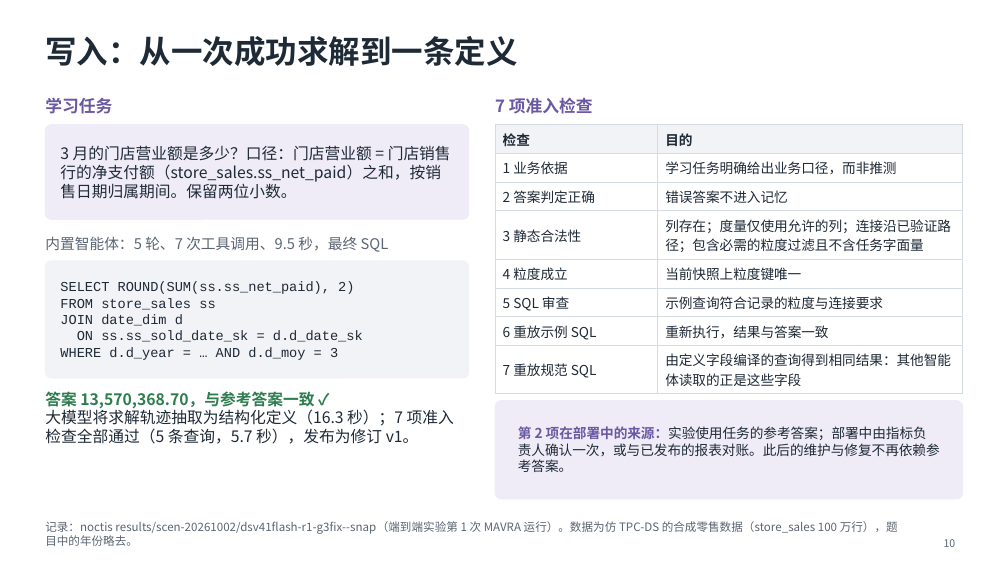
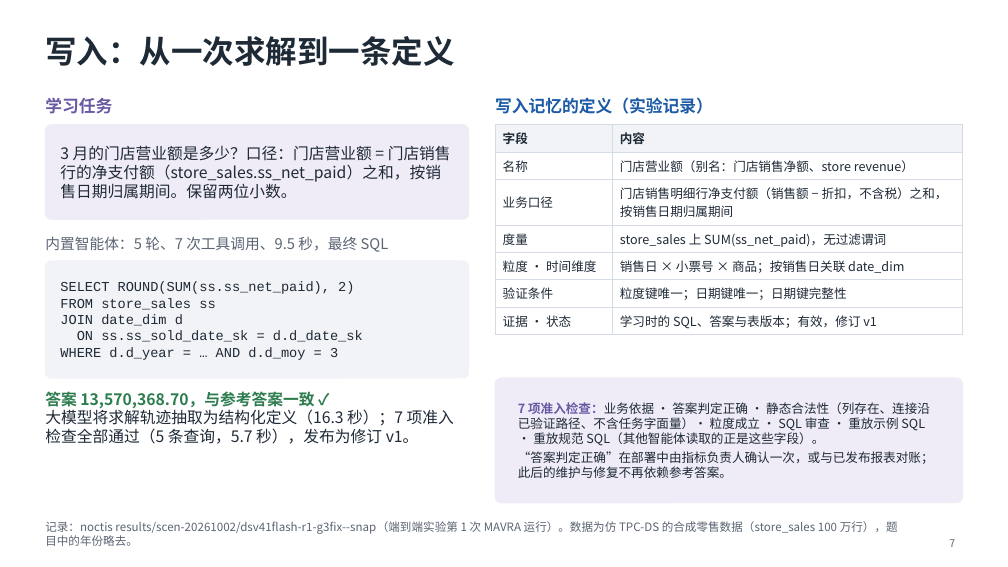
Before and after one commit to mmmttt000045/agent4db-adapter, a slide deck: slide 7 of docs/mavra-system.pptx (slide 10 before the commit). Drawn at 1008x567 pixels with LibreOffice and Linux fonts; fonts in the diff are those of the drawing. Boxes give left, top, right and bottom in pixels: in the first picture for what was removed or moved away, otherwise in the second. Text is boxed around its words. In the diff, an @@ line names an element or a change of style, - is before the commit and + after.

```diff
--- a/docs/mavra-system.pptx
+++ b/docs/mavra-system.pptx
@@ title at [45, 36, 454, 66]: text changed @@
-写入：从一次成功求解到一条定义
+写入：从一次求解到一条定义
@@ text at [495, 97, 713, 114]: text changed; text colour #6A58A3 to #1D5BA6 @@
-7 项准入检查
+写入记忆的定义（实验记录）
@@ table at [495, 125, 963, 333] @@
-row 1: 检查 | 目的
-row 2: 1 业务依据 | 学习任务明确给出业务口径，而非推测
-row 3: 2 答案判定正确 | 错误答案不进入记忆
-row 4: 3 静态合法性 | 列存在；度量仅使用允许的列；连接沿已验证路径；包含必需的粒度过滤且不含任务字面量
-row 5: 4 粒度成立 | 当前快照上粒度键唯一
-row 6: 5 SQL 审查 | 示例查询符合记录的粒度与连接要求
-row 7: 6 重放示例 SQL | 重新执行，结果与答案一致
-row 8: 7 重放规范 SQL | 由定义字段编译的查询得到相同结果：其他智能体读取的正是这些字段
+row 1: 字段 | 内容
+row 2: 名称 | 门店营业额（别名：门店销售净额、store revenue）
+row 3: 业务口径 | 门店销售明细行净支付额（销售额 − 折扣，不含税）之和，按销售日期归属期间
+row 4: 度量 | store_sales 上 SUM(ss_net_paid)，无过滤谓词
+row 5: 粒度 · 时间维度 | 销售日 × 小票号 × 商品；按销售日关联 date_dim
+row 6: 验证条件 | 粒度键唯一；日期键唯一；日期键完整性
+row 7: 证据 · 状态 | 学习时的 SQL、答案与表版本；有效，修订 v1
@@ rounded rectangle: place and size @@
-rounded rectangle at [495, 401, 963, 499]
+rounded rectangle at [495, 378, 963, 503]
@@ rounded rectangle at [495, 378, 963, 503]: proportions changed @@
@@ text at [518, 402, 934, 478]: text changed; size 13 to 12 pt @@
-第 2 项在部署中的来源：实验使用任务的参考答案；部署中由指标负责人确认一次，或与已发布的报表对账。此后的维护与修复不再依赖参考答案。
+7 项准入检查：业务依据 · 答案判定正确 · 静态合法性（列存在、连接沿已验证路径、不含任务字面量）· 粒度成立 · SQL 审查 · 重放示例 SQL · 重放规范 SQL（其他智能体读取的正是这些字段）。
+“答案判定正确”在部署中由指标负责人确认一次，或与已发布报表对账；此后的维护与修复不再依赖参考答案。
@@ page number at [949, 539, 955, 547]: text changed @@
-10
+7
```
Also in this commit, not shown: 5 other slides changed, 1 slide added, 7 slides removed, 2 other files.
